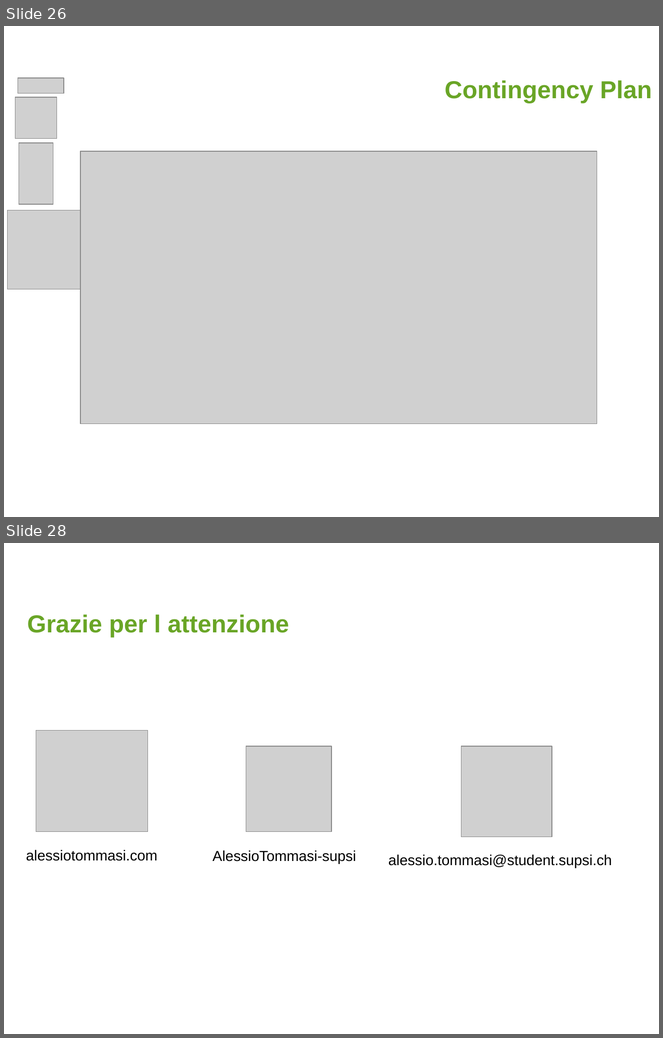
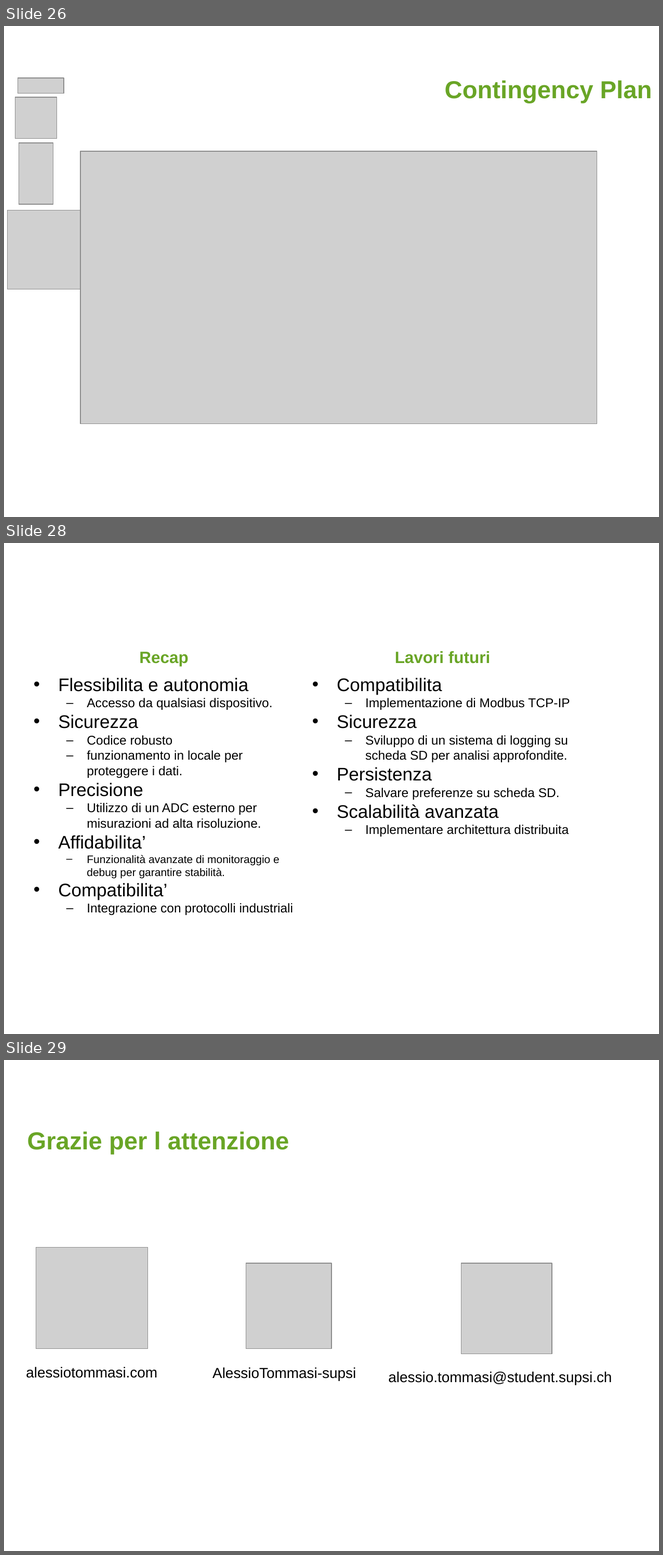
Before and after one commit to AlessioTommasi-supsi/iotProject, a slide deck: docs/tesi/MSE_Master Thesis_Presentation_AlessioTommasi PostIncontro.pptx. Shown one above the other, each under a label of ours: slides 26 and 28 before the commit, slides 26, 28 and 29 after it; the slides between them are not shown. The pictures are 663x1038 and 663x1555 pixels, drawn with LibreOffice and Linux fonts; fonts in the diff are those of the drawing; grey boxes stand for pictures; background and template pictures are left out. Boxes give left, top, right and bottom in pixels: in the first picture for what was removed or moved away, otherwise in the second. Text is boxed around its words. In the diff, an @@ line names an element or a change of style, - is before the commit and + after.

```diff
--- a/docs/tesi/MSE_Master Thesis_Presentation_AlessioTommasi PostIncontro.pptx
+++ b/docs/tesi/MSE_Master Thesis_Presentation_AlessioTommasi PostIncontro.pptx
@@ slide 28 added at (4,543,659,1034), background #FFFFFF @@
@@ text added at (139,652,188,666), 18 pt, text #69A526, bold @@
+Recap
@@ text added at (395,651,490,664), 18 pt, text #69A526, bold @@
+Lavori futuri
@@ text added at (58,678,294,915), 14 pt, text #000000 @@
+• Flessibilita e autonomia
+  – Accesso da qualsiasi dispositivo.
+• Sicurezza
+  – Codice robusto
+  – funzionamento in locale per proteggere i dati.
+• Precisione
+  – Utilizzo di un ADC esterno per misurazioni ad alta risoluzione.
+• Affidabilita’
+  – Funzionalità avanzate di monitoraggio e debug per garantire stabilità.
+• Compatibilita’
+  – Integrazione con protocolli industriali
@@ text added at (337,678,570,837), 14 pt, text #000000 @@
+• Compatibilita
+  – Implementazione di Modbus TCP-IP
+• Sicurezza
+  – Sviluppo di un sistema di logging su scheda SD per analisi approfondite.
+• Persistenza
+  – Salvare preferenze su scheda SD.
+• Scalabilità avanzata
+  – Implementare architettura distribuita
@@ what was slide 28 is now slide 29 @@
```
Also in this commit, not shown: 3 slides changed, 11 other slides added, 10 slides removed, 2 other files.
